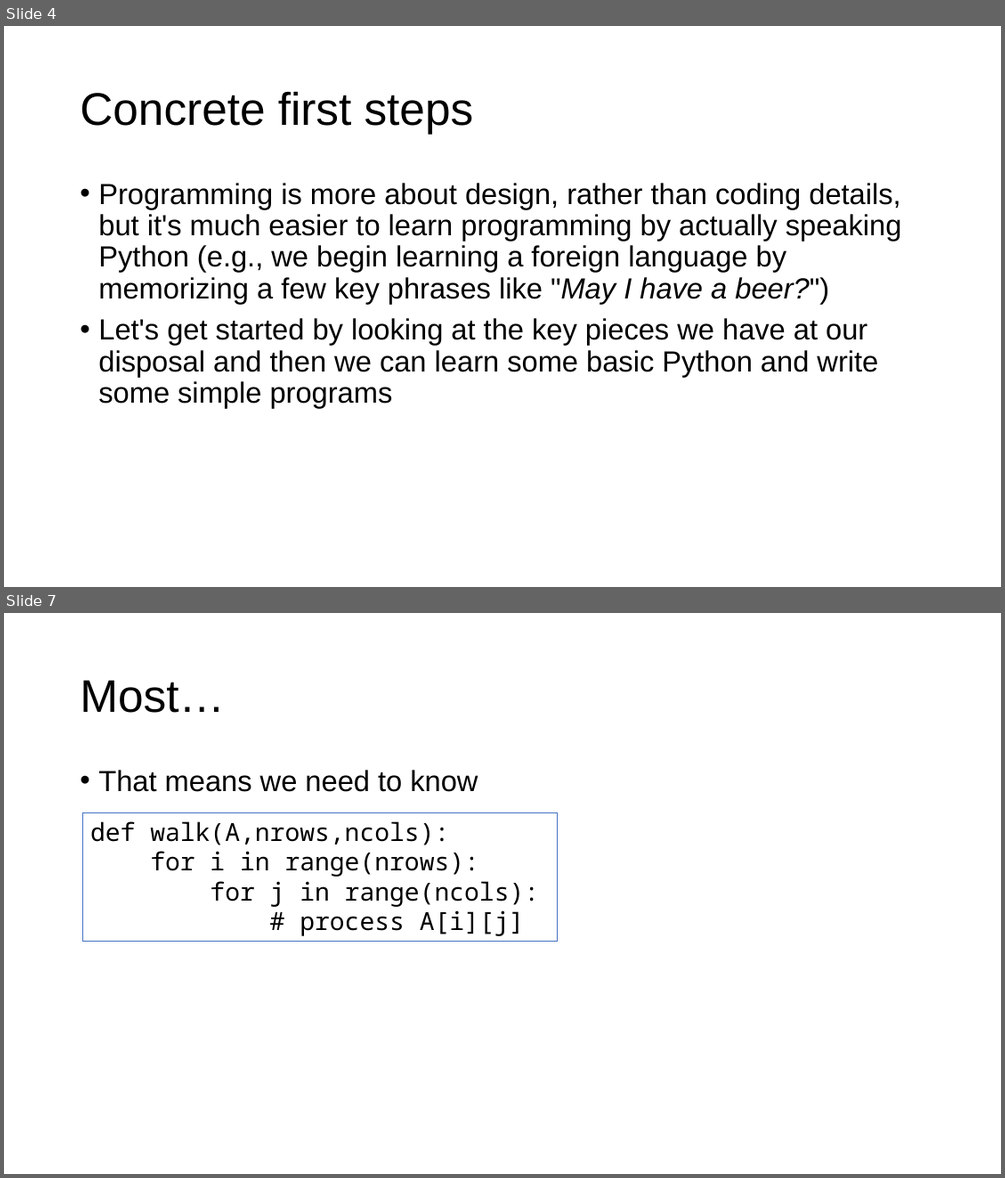
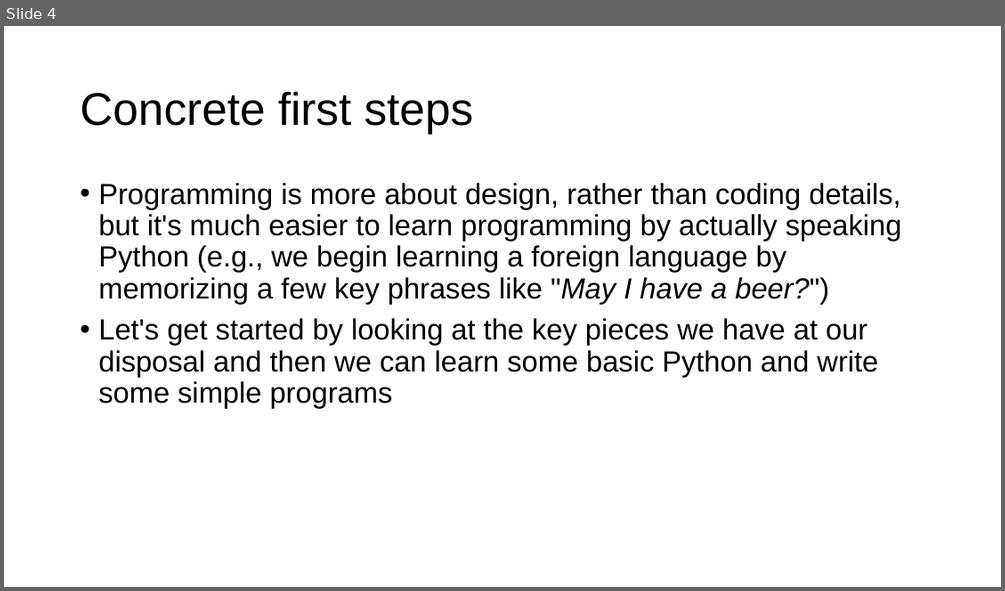
Before and after one commit to parrt/msds501, a slide deck: slides/intro-programming.pptx. Shown one above the other, each under a label of ours: slides 4 and 7 before the commit, slide 4 after it; the slides between them are not shown. The pictures are 1005x1178 and 1005x591 pixels, drawn with LibreOffice and Linux fonts; fonts in the diff are those of the drawing; background and template pictures are left out. Boxes give left, top, right and bottom in pixels: in the first picture for what was removed or moved away, otherwise in the second. Text is boxed around its words. In the diff, an @@ line names an element or a change of style, - is before the commit and + after.

```diff
--- a/slides/intro-programming.pptx
+++ b/slides/intro-programming.pptx
@@ slide 7 removed at (4,613,1001,1174), background #FFFFFF @@
@@ title removed at (80,680,225,713) @@
-Most…
@@ text removed at (98,770,477,792) @@
-• That means we need to know
@@ rectangle removed at (83,812,558,941) @@
-def walk(A,nrows,ncols):
-for i in range(nrows):
-for j in range(ncols):
-# process A[i][j]
```
Also in this commit, not shown: 1 slide changed, 13 slides added, 1 other slide removed, 3 other files.
